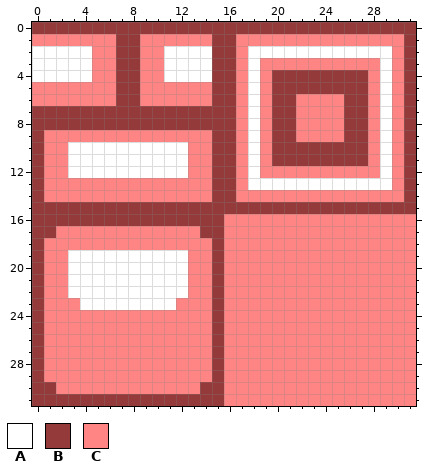
One commit to this pixel-art sprite: res/gfx/tiles/bricks.png. Above is the file before it was changed.
The file is 32x32 pixels.
Palette (. is transparent): A #ffffff  B #943a3a  C #ff8484
New version:
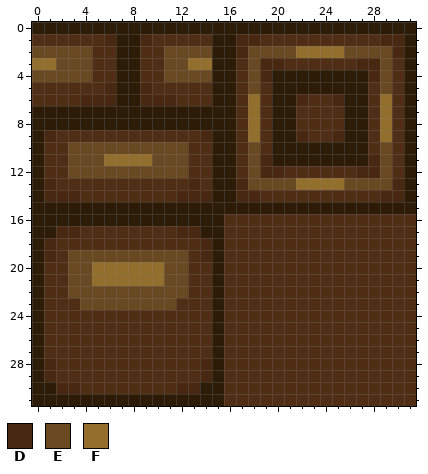
Colours new in this view: D #482810  E #684922  F #946e2c
Change:
colour B: #943a3a -> #2c1b07
colour C: #ff8484 -> #4f2e15
y 1: x 6 C -> D; x 9 C -> D; x 17..18 CC -> DD; x 29..30 CC -> DD
y 2: x 0..4 AAAAA -> EEEEE; x 11..14 AAAA -> EEEE; x 17..30 CAAAAAAAAAAAAC -> DEEEEFFFFEEEED
y 3: x 0..4 AAAAA -> FFEEE; x 11..14 AAAA -> EEFF; x 18..20 ACC -> EDD; x 27..29 CCA -> DDE
y 4: x 0..4 AAAAA -> EEEEE; x 11..14 AAAA -> EEEE; x 18..19 AC -> ED; x 28..29 CA -> DE
y 5: x 6 C -> D; x 9 C -> D; x 18 A -> E; x 29 A -> E
y 6: x 4..6 CCC -> DDD; x 9..11 CCC -> DDD; x 18 A -> F; x 22 C -> D; x 25 C -> D; x 29 A -> F
y 7..8: x 18 A -> F; x 29 A -> F
y 9: x 1 C -> D; x 14 C -> D; x 18 A -> F; x 22 C -> D; x 25 C -> D; x 29 A -> F
y 10: x 3..12 AAAAAAAAAA -> EEEEEEEEEE; x 18 A -> E; x 29 A -> E
y 11: x 3..12 AAAAAAAAAA -> EEEFFFFEEE; x 18..19 AC -> ED; x 28..29 CA -> DE
y 12: x 3..12 AAAAAAAAAA -> EEEEEEEEEE; x 18..20 ACC -> EDD; x 27..29 CCA -> DDE
y 13: x 1 C -> D; x 13 C -> D; x 17..30 CAAAAAAAAAAAAC -> DEEEEFFFFEEEED
y 14: x 1..3 CCC -> DDD; x 12..14 CCC -> DDD; x 17..18 CC -> DD; x 29..30 CC -> DD
y 17: x 2..3 CC -> DD; x 12..13 CC -> DD
y 18: x 1 C -> D; x 14 C -> D
y 19: x 1 C -> D; x 3..12 AAAAAAAAAA -> EEEEEEEEEE; x 14 C -> D
y 20..21: x 3..12 AAAAAAAAAA -> EEFFFFFFEE
y 22: x 3..12 AAAAAAAAAA -> EEEEEEEEEE
y 23: x 4..11 AAAAAAAA -> EEEEEEEE
y 28..29: x 1 C -> D; x 14 C -> D
y 30: x 2..3 CC -> DD; x 12..13 CC -> DD
